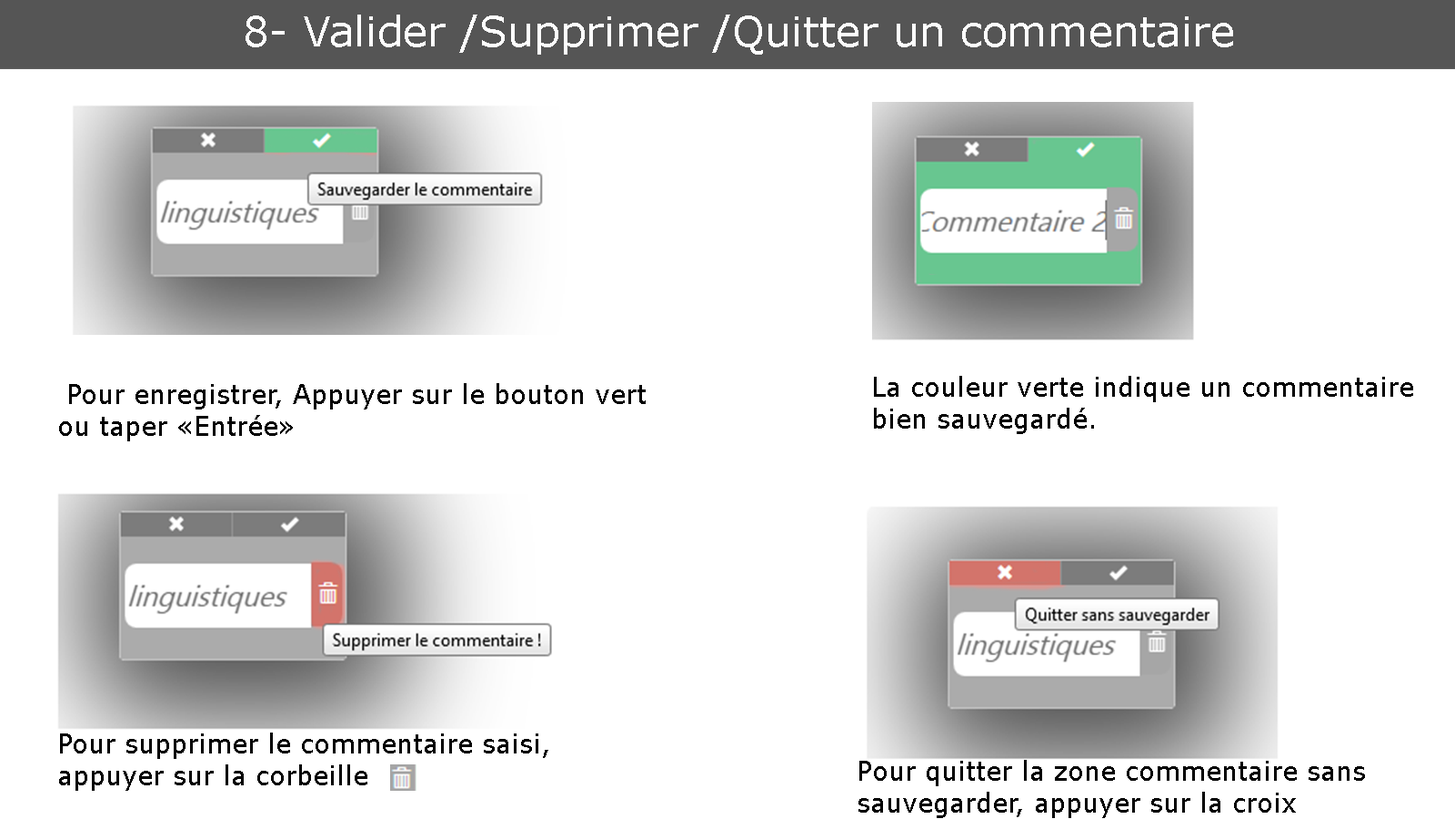
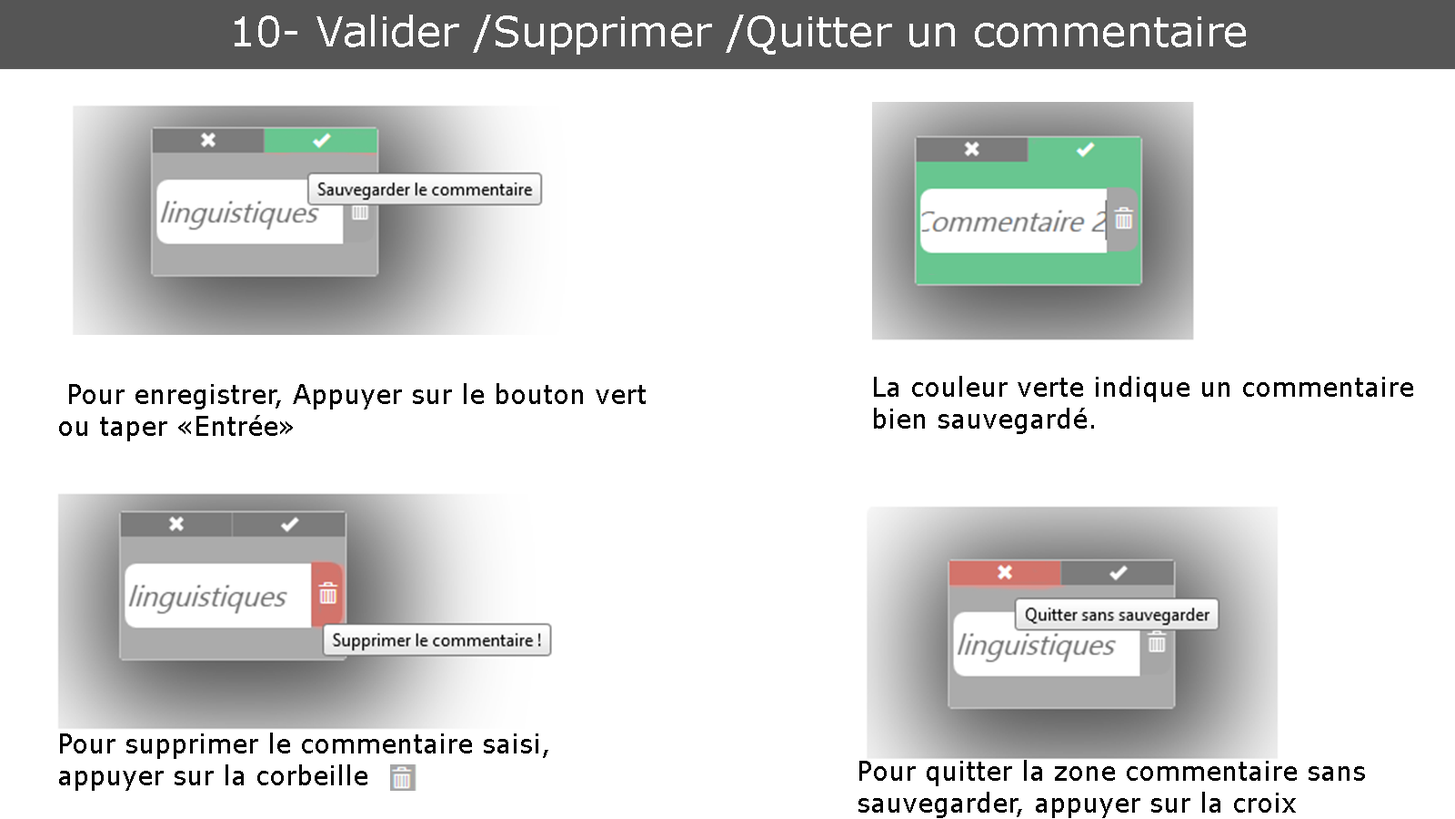
Revision of a layered 1455px x 819px image; what changed, layer by layer:
renamed "8- Valider /Supprimer /Quitter un commentaire" to "10- Valider /Supprimer /Quitter un commentaire", painted on it over [234, 14, 1247, 55]
